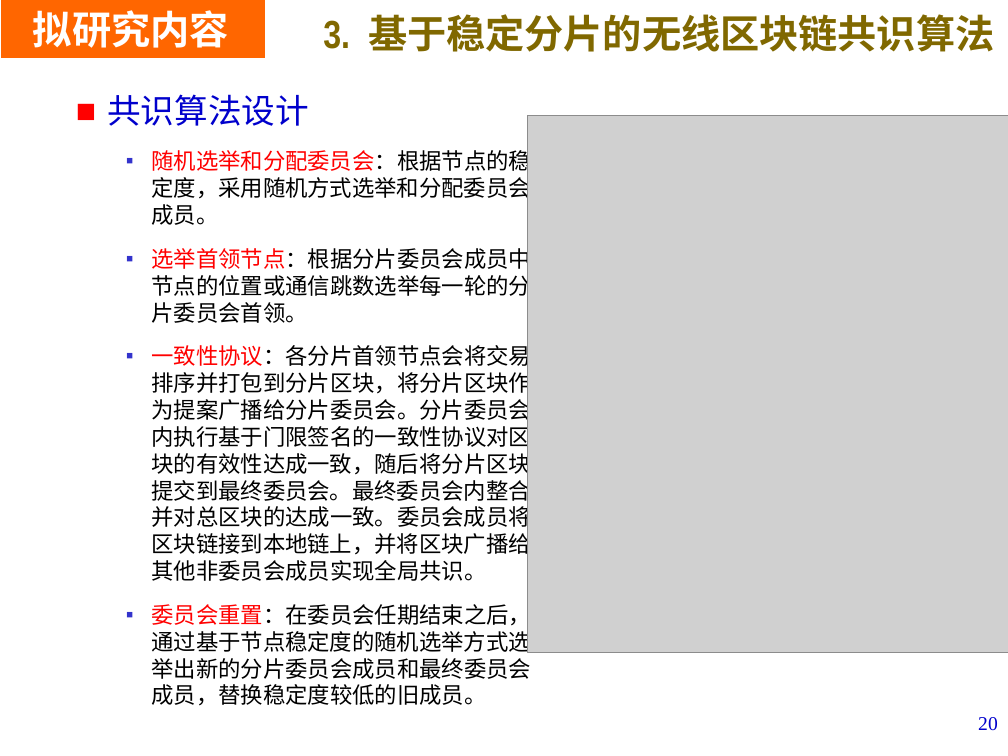
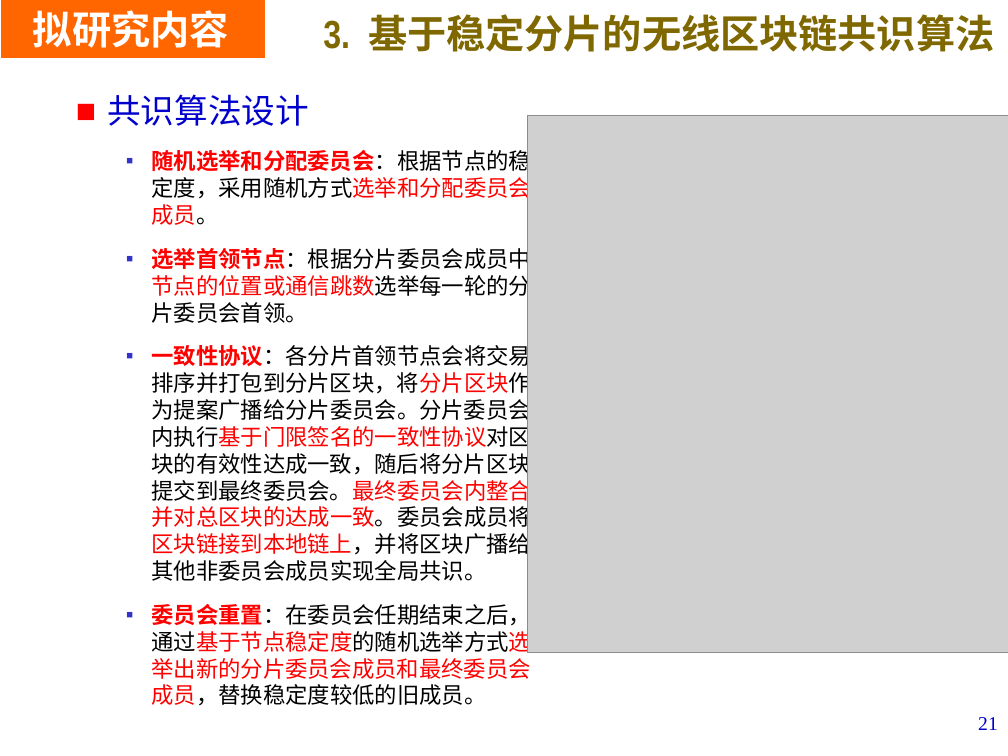
Before and after one commit to LiZhang2021/Blockchain, a slide deck: slide 21 of Doc/PHD_Papers/Thesis_Proposal/开题V4.pptx (slide 20 before the commit). Drawn at 1008x756 pixels with LibreOffice and Linux fonts; fonts in the diff are those of the drawing; grey boxes stand for pictures; background and template pictures are left out. Boxes give left, top, right and bottom in pixels: in the first picture for what was removed or moved away, otherwise in the second. Text is boxed around its words. In the diff, an @@ line names an element or a change of style, - is before the commit and + after.

```diff
--- a/Doc/PHD_Papers/Thesis_Proposal/开题V4.pptx
+++ b/Doc/PHD_Papers/Thesis_Proposal/开题V4.pptx
@@ text at (151, 147, 531, 706): text colour #000000 to #FF0000, bold on in "随机选举和分配委员会：根据节点的稳定度，采用随机方式选举和分配委员会成员。", "选举首领节点：根据分片委员会成员中节点的位置或通信跳数选举每一轮的分片委员会首领。", "一致性协议：各分片首领节点会将交易排序并打包到分片区块，将分片区块作为提案广播给分片委员会。分片委员会内执行基于门限签名 ...", "委员会重置：在委员会任期结束之后，通过基于节点稳定度的随机选举方式选举出新的分片委员会成员和最终委员会成员，替换稳定度较 ..." @@
@@ page number at (978, 717, 998, 730): text changed @@
-20
+21
```
Also in this commit, not shown: 5 other slides changed, 2 slides added, 1 slide removed, 1 other file.
